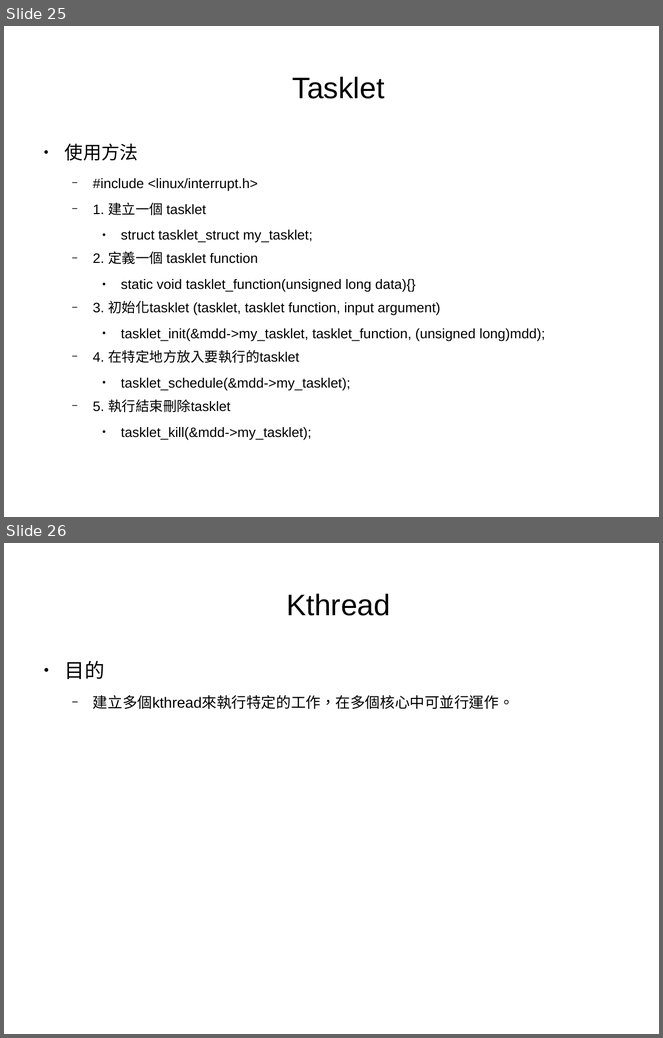
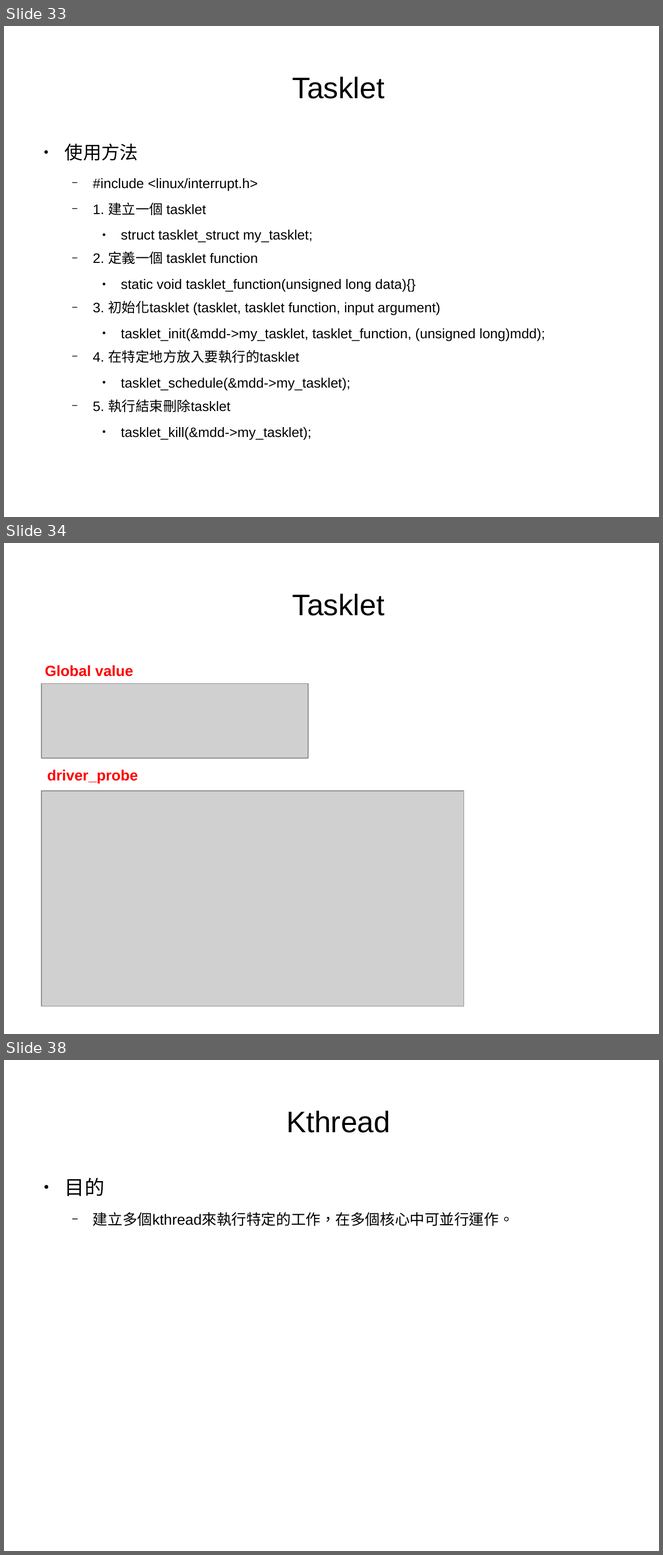
Before and after one commit to moumoon1203/linux_study, a slide deck: linux_study.odp. Shown one above the other, each under a label of ours: slides 25 and 26 before the commit, slides 33, 34 and 38 after it; the slides between them are not shown. The pictures are 663x1038 and 663x1555 pixels, drawn with LibreOffice and Linux fonts; fonts in the diff are those of the drawing; grey boxes stand for pictures. Boxes give left, top, right and bottom in pixels: in the first picture for what was removed or moved away, otherwise in the second. Text is boxed around its words. In the diff, an @@ line names an element or a change of style, - is before the commit and + after.

```diff
--- a/linux_study.odp
+++ b/linux_study.odp
@@ slide 34 added at [4, 543, 659, 1034], background #FFFFFF @@
@@ title added at [292, 593, 385, 616], 36 pt, text #000000 @@
+Tasklet
@@ text added at [45, 665, 133, 677], 18 pt, text #FF0000, bold @@
+Global value
@@ picture added at [41, 684, 308, 759] @@
@@ text added at [47, 770, 138, 783], 18 pt, text #FF0000, bold @@
+driver_probe
@@ picture added at [41, 791, 464, 1006] @@
@@ what was slide 25 is now slide 33 @@
@@ what was slide 26 is now slide 38 @@
```
Also in this commit, not shown: 6 slides changed, 25 other slides added, 3 other files.
